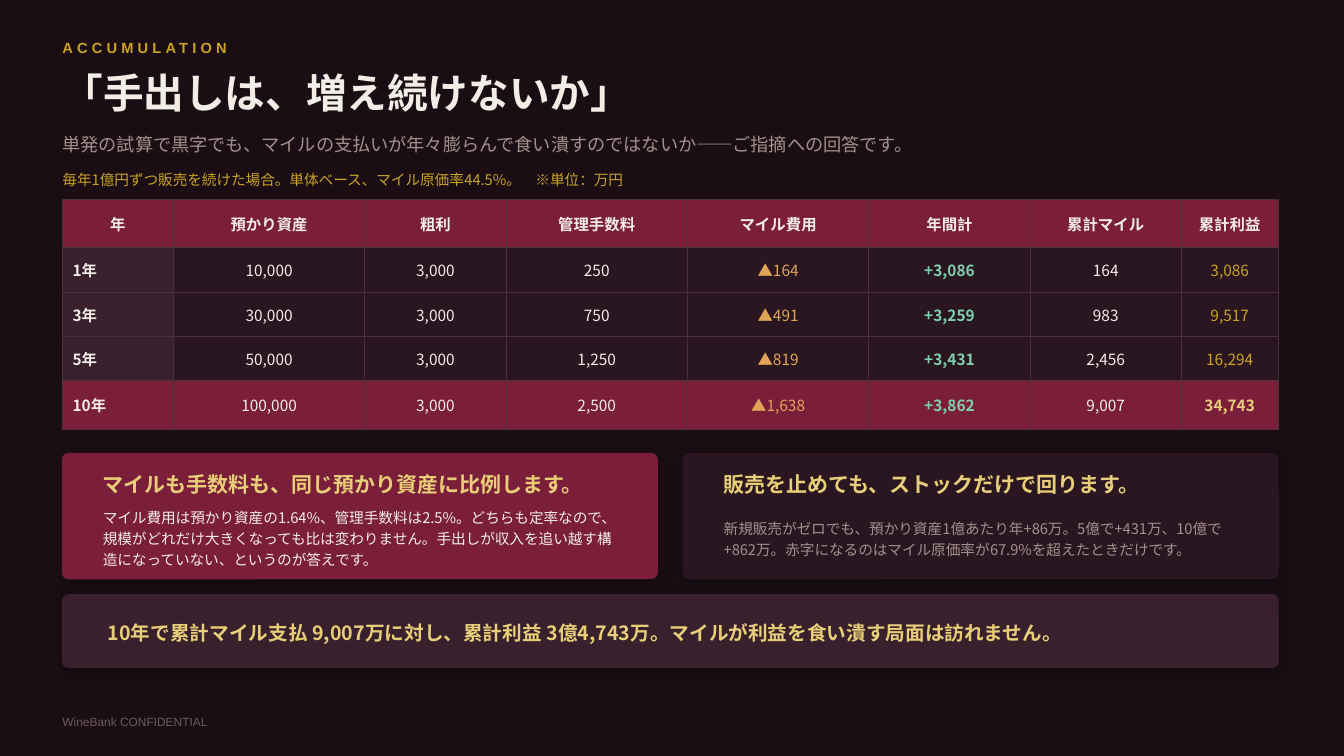
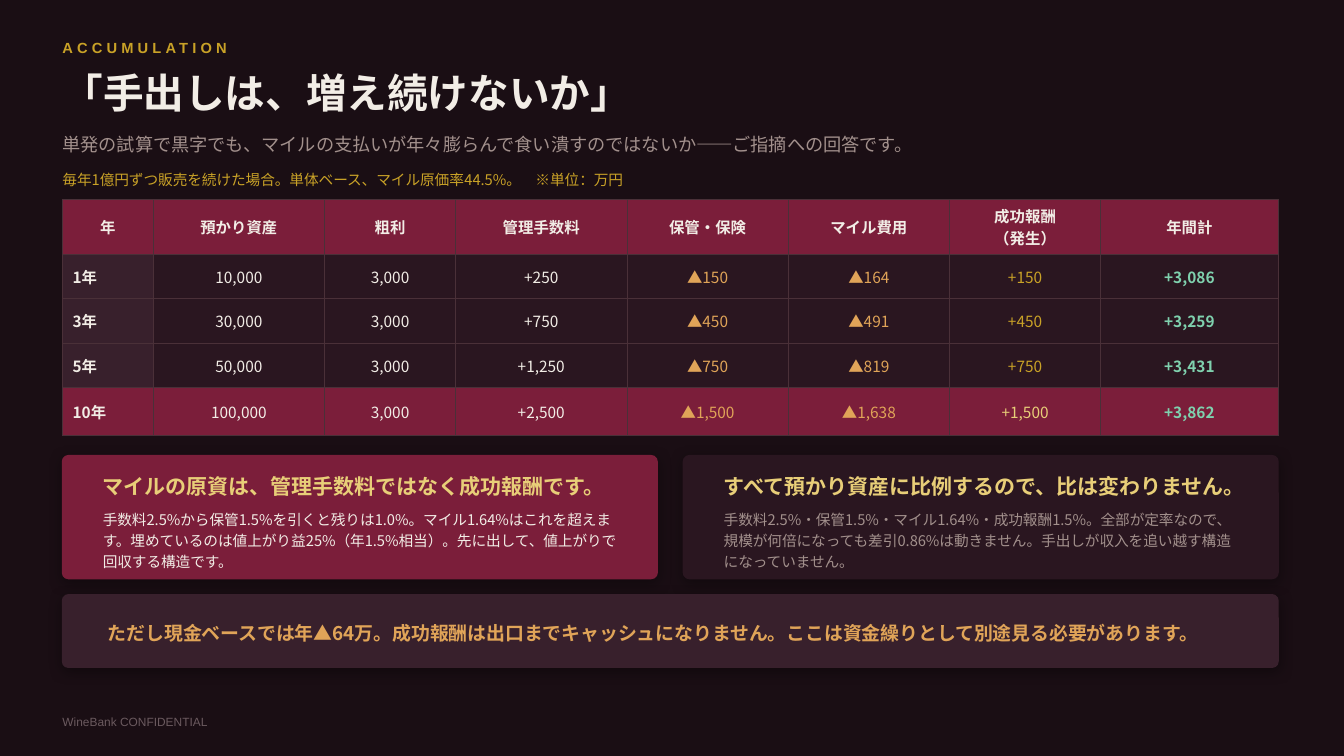
Before and after one commit to nakano-winebank/wine-auction, a slide deck: slide 5 of 提案資料/WineBank_ワインマイル経済圏構想.pptx. Drawn at 1344x756 pixels with LibreOffice and Linux fonts; fonts in the diff are those of the drawing. Boxes give left, top, right and bottom in pixels: in the first picture for what was removed or moved away, otherwise in the second. Text is boxed around its words. In the diff, an @@ line names an element or a change of style, - is before the commit and + after.

```diff
--- a/提案資料/WineBank_ワインマイル経済圏構想.pptx
+++ b/提案資料/WineBank_ワインマイル経済圏構想.pptx
@@ table at bbox=[63, 200, 1278, 425] @@
-row 1: 年 | 預かり資産 | 粗利 | 管理手数料 | マイル費用 | 年間計 | 累計マイル | 累計利益
+row 1: 年 | 預かり資産 | 粗利 | 管理手数料 | 保管・保険 | マイル費用 | 成功報酬 / （発生） | 年間計
-row 2: 1年 | 10,000 | 3,000 | 250 | ▲164 | +3,086 | 164 | 3,086
+row 2: 1年 | 10,000 | 3,000 | +250 | ▲150 | ▲164 | +150 | +3,086
-row 3: 3年 | 30,000 | 3,000 | 750 | ▲491 | +3,259 | 983 | 9,517
+row 3: 3年 | 30,000 | 3,000 | +750 | ▲450 | ▲491 | +450 | +3,259
-row 4: 5年 | 50,000 | 3,000 | 1,250 | ▲819 | +3,431 | 2,456 | 16,294
+row 4: 5年 | 50,000 | 3,000 | +1,250 | ▲750 | ▲819 | +750 | +3,431
-row 5: 10年 | 100,000 | 3,000 | 2,500 | ▲1,638 | +3,862 | 9,007 | 34,743
+row 5: 10年 | 100,000 | 3,000 | +2,500 | ▲1,500 | ▲1,638 | +1,500 | +3,862
@@ rounded rectangle at bbox=[63, 456, 657, 579]: proportions changed @@
@@ text at bbox=[103, 476, 605, 496]: text changed @@
-マイルも手数料も、同じ預かり資産に比例します。
+マイルの原資は、管理手数料ではなく成功報酬です。
@@ rounded rectangle at bbox=[684, 456, 1278, 579]: proportions changed @@
@@ text at bbox=[724, 476, 1245, 496]: text changed @@
-販売を止めても、ストックだけで回ります。
+すべて預かり資産に比例するので、比は変わりません。
@@ text at bbox=[103, 512, 617, 568]: text changed @@
-マイル費用は預かり資産の1.64%、管理手数料は2.5%。どちらも定率なので、規模がどれだけ大きくなっても比は変わりません。手出しが収入を追い越す構造になっていない、というのが答えです。
+手数料2.5%から保管1.5%を引くと残りは1.0%。マイル1.64%はこれを超えます。埋めているのは値上がり益25%（年1.5%相当）。先に出して、値上がりで回収する構造です。
@@ text at bbox=[724, 513, 1232, 568]: text changed @@
-新規販売がゼロでも、預かり資産1億あたり年+86万。5億で+431万、10億で+862万。赤字になるのはマイル原価率が67.9%を超えたときだけです。
+手数料2.5%・保管1.5%・マイル1.64%・成功報酬1.5%。全部が定率なので、規模が何倍になっても差引0.86%は動きません。手出しが収入を追い越す構造になっていません。
@@ text at bbox=[108, 624, 1198, 642]: text changed; size 14 to 13.5 pt; text colour #E8CE78 to #E0A458 @@
-10年で累計マイル支払 9,007万に対し、累計利益 3億4,743万。マイルが利益を食い潰す局面は訪れません。
+ただし現金ベースでは年▲64万。成功報酬は出口までキャッシュになりません。ここは資金繰りとして別途見る必要があります。
```
Also in this commit, not shown: 2 other slides changed, 5 other files.
